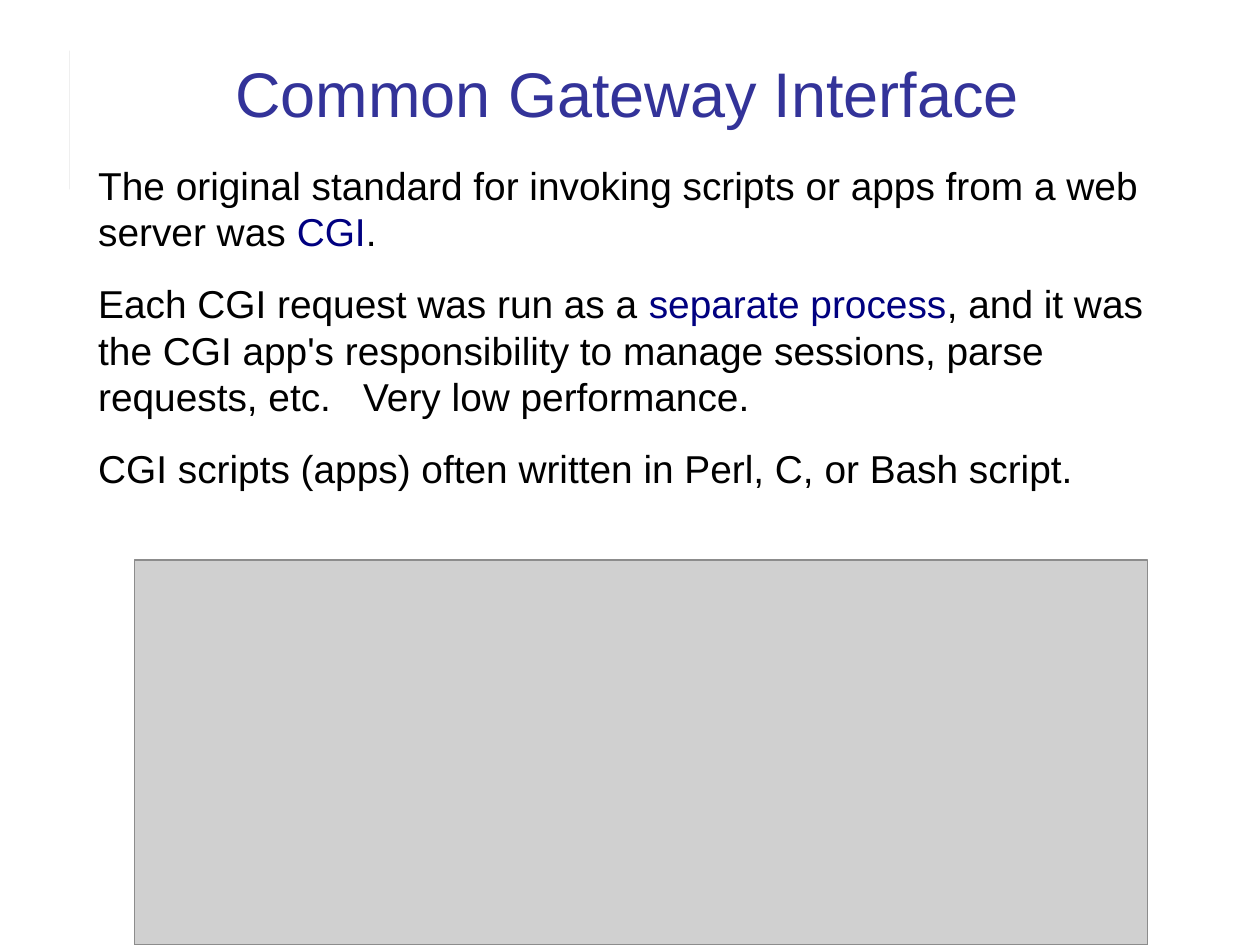
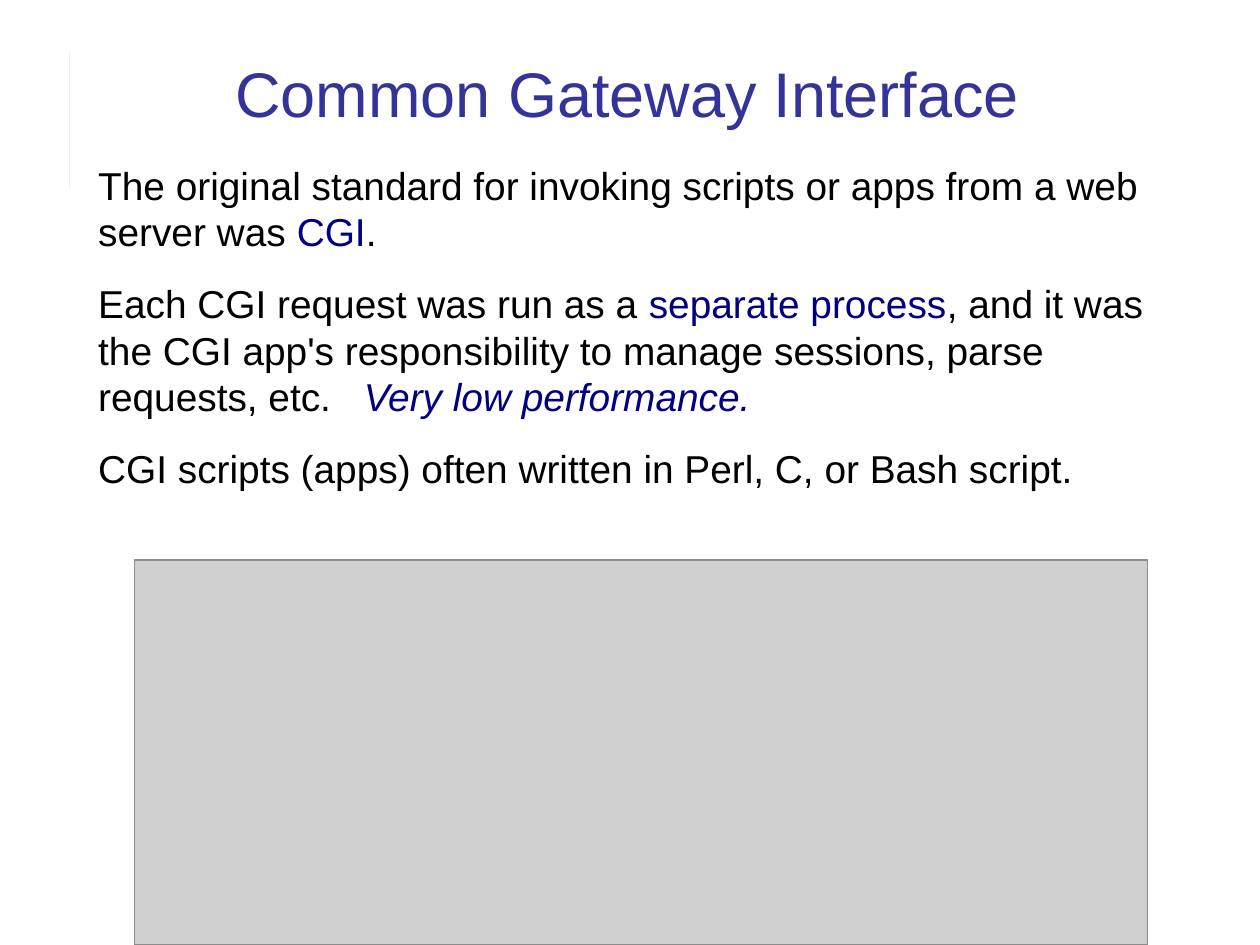
Before and after one commit to cpske/ISP, a slide deck: slide 5 of web/Web-Apps-and-Web-Servers.ppt (slide 6 before the commit). Drawn at 1260x945 pixels with LibreOffice and Linux fonts; fonts in the diff are those of the drawing; grey boxes stand for pictures. Boxes give left, top, right and bottom in pixels: in the first picture for what was removed or moved away, otherwise in the second. Text is boxed around its words. In the diff, an @@ line names an element or a change of style, - is before the commit and + after.

```diff
--- a/web/Web-Apps-and-Web-Servers.ppt
+++ b/web/Web-Apps-and-Web-Servers.ppt
@@ text at bbox=[98, 290, 1143, 419]: text colour #000000 to #000080, italic on in "Very low performance." @@
```
Also in this commit, not shown: 1 other slide changed, 4 other files.
